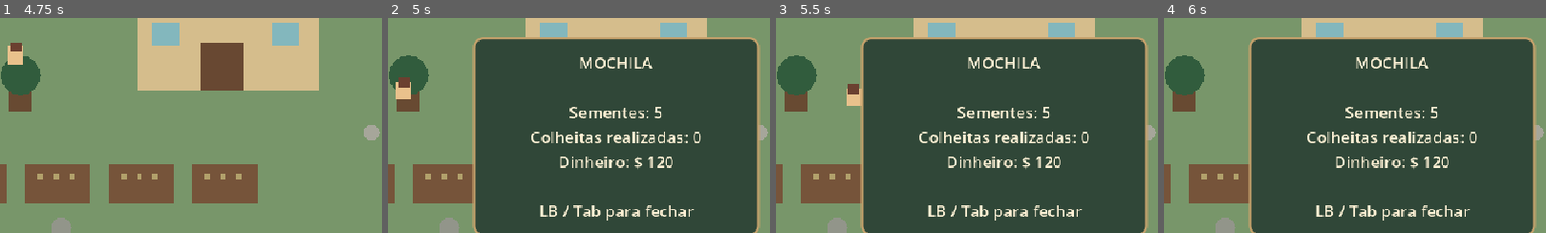
Above: before the commit, frames 1-4 (left to right).
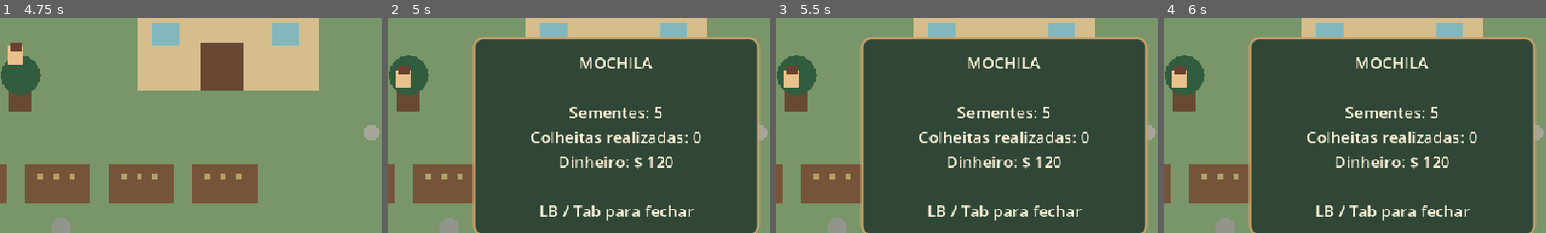
Above: after the commit, the same moments.

Repository: fbsdfb053-commits/The-past-of-Nordeste
Game: Godot game, scene res://scenes/main.tscn
Two runs of this game, one before a commit and one after it. Both use one fixed random seed, a clock stepped at 60 frames per second and the inputs below.
Inputs (mouse positions are % of the whole screen's width and height, from its top left):
- Up to frame 1 (4.75 s): click "ESPAÇO 1 — Novo jogo" at 0.5 s; tap Enter (interact) at 1.25, 2.1 s; move the mouse to (45, 70) at 1.27 s; hold N (advance_day) 1.28-2.03 s; hold W (move_up) 1.28-2.78 s; click (45, 70) at 1.42 s; tap Space at 1.52, 2.27, 2.75, 3.77, 4.52 s; move the mouse to (80, 65) at 2.02 s; move the mouse to (20, 35) at 2.77 s; hold A (move_left) 2.78-4.28 s; tap E at 2.85 s; move the mouse to (55, 50) at 3.52 s; tap Y at 3.6 s; click (55, 50) at 3.67 s; move the mouse to (35, 25) at 4.27 s; hold S (move_down) from 4.28 s (still down); hold N (advance_day) from 4.28 s (still down)
- Up to frame 2 (5 s): keep holding S (move_down); keep holding N (advance_day); tap Tab (inventory) at 4.9 s
- Up to frame 3 (5.5 s): move the mouse to (72, 45) at 5.02 s; release S (move_down) at 5.03 s; release N (advance_day) at 5.03 s; hold D (move_right) from 5.03 s (still down); tap Enter (interact) at 5.1 s; tap Space at 5.27 s
- Up to frame 4 (6 s): tap Escape (pause) at 5.65 s; move the mouse to (30, 55) at 5.77 s; release D (move_right) at 5.78 s; hold W (move_up) from 5.78 s (still down); tap E at 5.85 s; click (30, 55) at 5.92 s
The pictures show only the part of the screen within x 20-70%, y 23-73%; the shares and areas given below are measured in that part.

Frame 1 is identical in both runs. In frame 2, 0.6% of the frame differs, in the area x 2-6%, y 22-38%; in frame 3, 0.8%, in the area x 2-23%, y 22-41%; in frame 4, 0.4%.

Commit message:
Refresh crop growth and pause movement in backpack

Diff:
--- a/scripts/game.gd
+++ b/scripts/game.gd
@@ -176,7 +176,7 @@
 	_update_inventory()
 
 func _physics_process(_delta: float) -> void:
-	if paused:
+	if paused or (inventory_panel != null and inventory_panel.visible):
 		return
 	var direction := Input.get_vector("move_left", "move_right", "move_up", "move_down")
 	player.velocity = direction * PLAYER_SPEED
@@ -267,6 +267,7 @@
 		if planted[i]:
 			crop_days[i] += 1
 			money += 4
+	_refresh_crop_visuals()
 	_update_hud()
 	_show_message("Um novo dia começa em Mulungu. As plantações cresceram um pouco!")
 
